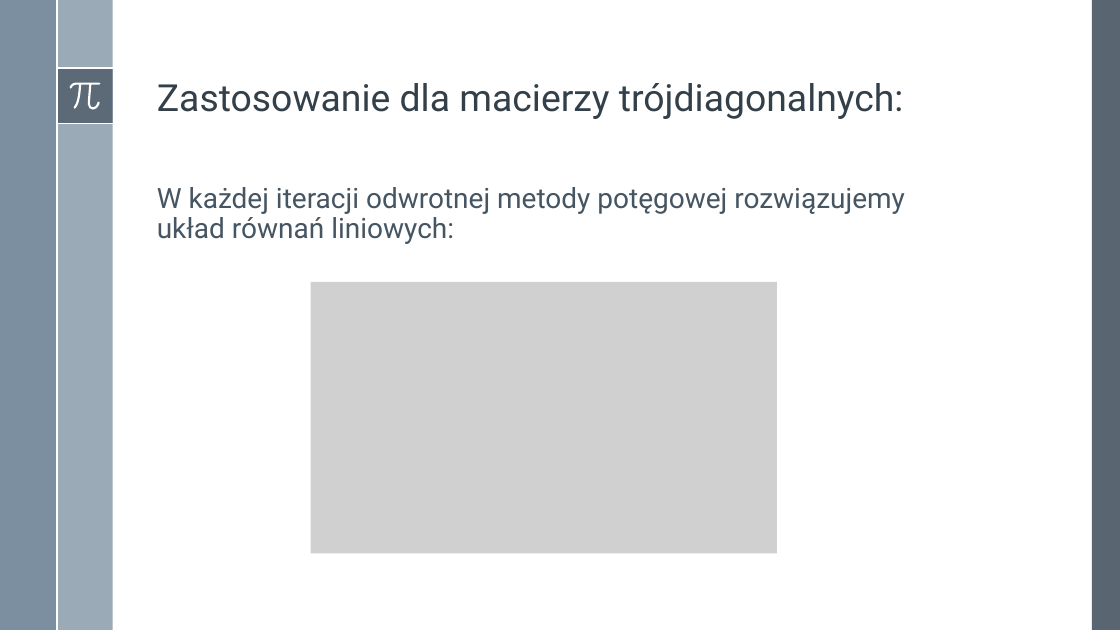
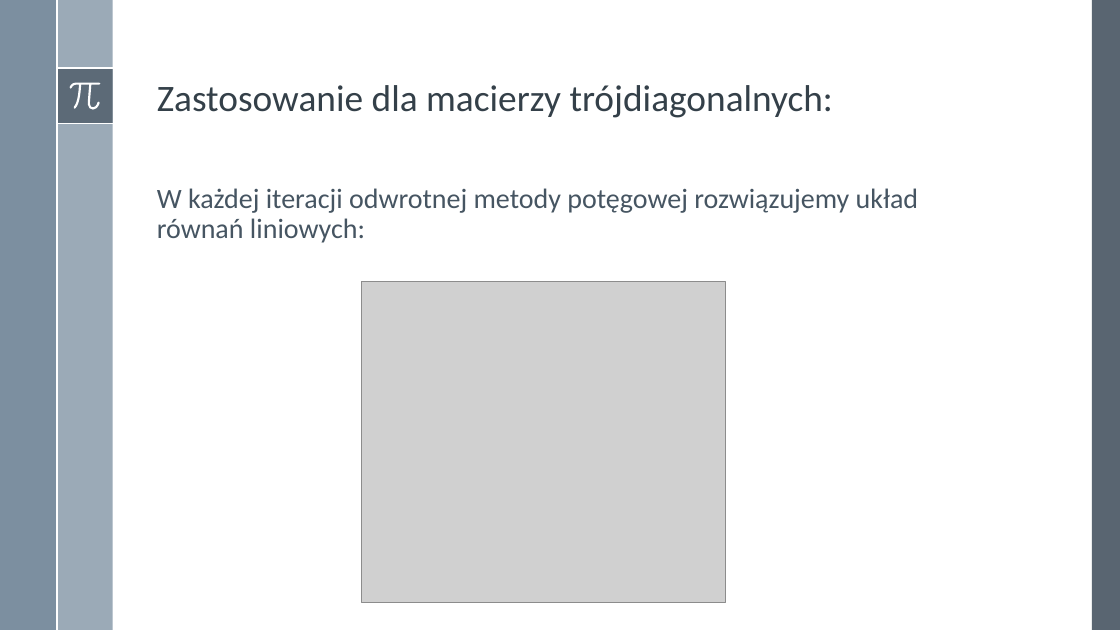
Before and after one commit to adamgracikowski/Numerical-Methods, a slide deck: slide 20 of Project2/Presentation/P2Z20_AGR.pptx. Drawn at 1120x630 pixels with LibreOffice and Linux fonts; fonts in the diff are those of the drawing; grey boxes stand for pictures. Boxes give left, top, right and bottom in pixels: in the first picture for what was removed or moved away, otherwise in the second. Text is boxed around its words. In the diff, an @@ line names an element or a change of style, - is before the commit and + after.

Commit message:
fix font in presentation in project2

```diff
--- a/Project2/Presentation/P2Z20_AGR.pptx
+++ b/Project2/Presentation/P2Z20_AGR.pptx
@@ title "Zastosowanie dla macierzy trójdiagonalnych:" at (157, 85, 833, 118): font Roboto to Calibri @@
@@ text "W każdej iteracji odwrotnej metody ..." at (157, 188, 918, 243): font Roboto to Calibri @@
@@ picture: place and size @@
-picture at (311, 282, 777, 554)
+picture at (362, 282, 726, 602)
```
Also in this commit, not shown: 20 other slides changed.
